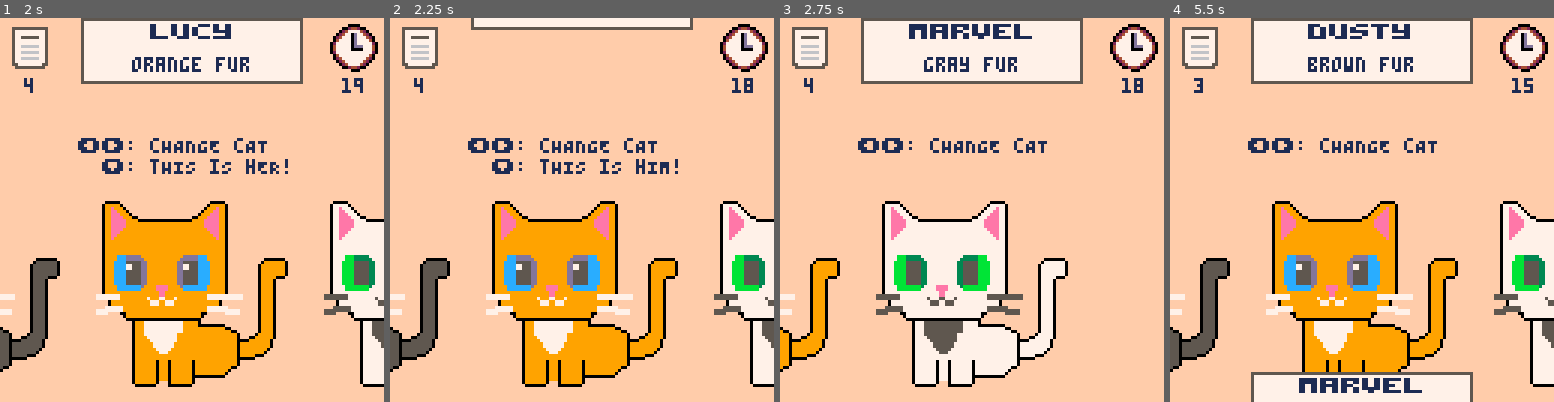
Above: before the commit, frames 1-4 (left to right).
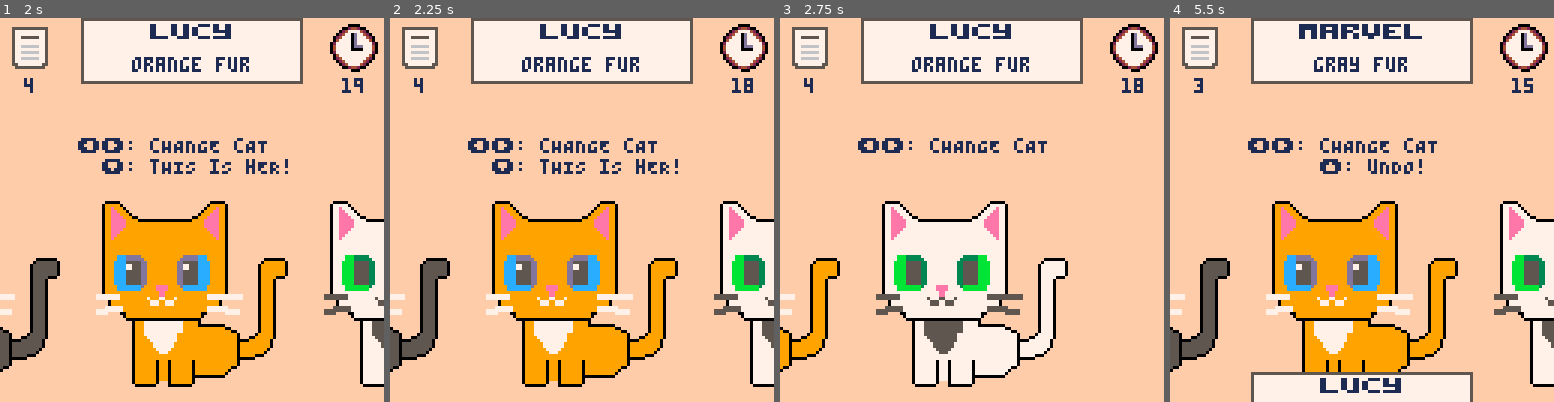
Above: after the commit, the same moments.

Repository: pcal43/pico8-papurrs-please
Game: PICO-8 cartridge pico8-home/carts/lost-cats/lost-cats.p8
Same seed, same stepped clock (60 frames per second), same inputs: the game is played once before the commit and once after it.
Inputs:
- Up to frame 1 (2 s): tap X (X key) at 0.33, 1.07, 1.85 s; tap O (Z key) at 0.7, 1.7 s; hold Right from 1.6 s (still down)
- Up to frame 2 (2.25 s): release Right at 2.1 s; tap O (Z key) at 2.1 s; hold Up from 2.15 s (still down)
- Up to frame 3 (2.75 s): release Up at 2.42 s; hold Right from 2.47 s (still down); tap O (Z key) at 2.5 s
- Up to frame 4 (5.5 s): tap O (Z key) every 0.4 s from 2.9 to 5.3 s; tap X (X key) at 2.97, 4.08, 5.2 s; release Right at 3.03 s; hold Left 3.08-3.58 s; hold Down 3.63-3.97 s; hold Right 4.02-4.68 s; hold Up 4.73-5.03 s; hold Left from 5.08 s (still down)

Frame 1 is identical in both runs. In frame 2, 9.1% of the frame differs, in the area x 21-79%, y 0-41%; in frame 3, 0.9%; in frame 4, 1.8%.

Commit message:
add undo and more sounds

Diff:
--- a/pico8-home/carts/src/GameScreen.lua
+++ b/pico8-home/carts/src/GameScreen.lua
@@ -1,8 +1,6 @@
 local GameScreen = {}
 GameScreen.new = function()
     local self = {}
-
-    printh("init1!")
 
     self.weekdayNumber = 1
     self.centerMessage = nil
@@ -16,6 +14,7 @@
     self.totalPostersThisWeek = 0
     self.foundCatsThisWeek = 0
     self.isGameOver = false
+    self.returningPoster = nil
 
     function self.draw()
         cls(PEACH) -- offwhite background
@@ -64,6 +63,11 @@
             end
         end
 
+        -- draw returning poster (animating off screen after undo)
+        if self.returningPoster then
+            self.returningPoster.draw()
+        end
+
         -- draw center message if present
         if self.centerMessage then
             printCentered(self.centerMessage, SCREEN_WIDTH/2, PROMPT_TEXT_Y, DARK_BLUE)
@@ -108,6 +112,18 @@
                 end
             end
         end
+
+        -- animate returning poster (undo) until it leaves the top of the screen
+        if self.returningPoster then
+            self.returningPoster.update()
+            if self.returningPoster.y <= self.returningPoster.targetY then
+                self.returningPoster.y = POSTER_NEW_DISPLAY_POS
+                self.returningPoster.targetY = POSTER_TOP_DISPLAY_POS
+                self.returningPoster.speed = POSTER_PRINT_SPEED
+                add(self.posters, self.returningPoster)
+                self.returningPoster = nil
+            end
+        end
     end
 
     function self.startDay()
@@ -148,7 +164,7 @@
         self._last_time = time()
         self.coroutine = cocreate(function()
             while true do
-                if self.posters and #self.posters < 1 then
+                if self.posters and #self.posters < 1 and not self.returningPoster then
                     self.doAllChosen()
                     return
                 end
@@ -171,6 +187,7 @@
                     if self.canPress then
                         if self.targetPos > 1 then
                             self.targetPos = self.targetPos - 1
+                            sfx(SOUND_LEFT)
                         end
                         self.canPress = false
                     end
@@ -178,22 +195,21 @@
                     if self.canPress then
                         if self.targetPos < #self.catList then
                             self.targetPos = self.targetPos + 1
+                            sfx(SOUND_RIGHT)
                         end
                         self.canPress = false
                     end
                 elseif btn(BUTTON_UP) then
-                    if self.canPress or false then
-                        -- cycle to the next poster
-                        if #self.posters > 1 then
-                            -- Animate current poster up off screen
-                            self.posters[1].targetY = POSTER_NEW_DISPLAY_POS - 20
-                            -- Move it to the back of the queue
-                            local currentPoster = self.posters[1]
-                            del(self.posters, currentPoster)
-                            add(self.posters, currentPoster)
-                            -- Animate the next poster down
-                            self.posters[1].y = POSTER_NEW_DISPLAY_POS
-                            self.posters[1].targetY = POSTER_TOP_DISPLAY_POS
+                    if self.canPress then
+                        local selectedCat = self.catList[self.targetPos]
+                        if selectedCat and selectedCat.poster then
+                            -- undo: detach poster from cat and animate it off the top
+                            local undoPoster = selectedCat.poster
+                            undoPoster.speed = POSTER_FLOAT_SPEED
+                            undoPoster.targetY = POSTER_NEW_DISPLAY_POS
+                            selectedCat.poster = nil
+                            self.returningPoster = undoPoster
+                            sfx(SOUND_UNDO)
                         end
                         self.canPress = false
                     end
@@ -210,6 +226,7 @@
                             selectedCat.poster = self.posters[1]
                             selectedCat.poster.speed = POSTER_FLOAT_SPEED
                             selectedCat.poster.targetY = POSTER_BOT_DISPLAY_POS
+                            sfx(SOUND_RUFFLE)
 
                             -- Remove the poster from the list
                             del(self.posters, self.posters[1])
@@ -225,13 +242,15 @@
                 else
                     self.canPress = true
                 end
-                if self.posters[1] then
-                    local pronoun = self.posters[1].isFemale and "hER" or "hIM"
-                    --self.centerMessage = " \148: cHANGE pOSTER\n\139\145: cHANGE cAT     "
+                if self.posters[1] or self.returningPoster then
                     self.centerMessage = "\139\145: cHANGE cAT     "
                     if self.targetPos == self.scrollPos then
                         local selectedCat = self.catList[self.targetPos]
-                        if selectedCat and not selectedCat.poster then
+                        if selectedCat and selectedCat.poster then
+                            local undoPronoun = selectedCat.poster.isFemale and "hER" or "hIM"
+                            self.centerMessage = self.centerMessage.."\n \148: uNDO!"
+                        elseif selectedCat and not selectedCat.poster and self.posters[1] then
+                            local pronoun = self.posters[1].isFemale and "hER" or "hIM"
                             self.centerMessage = self.centerMessage.."\n \131: tHIS iS "..pronoun.."! "
                         end
                     end
@@ -243,6 +262,7 @@
 
     function self.doTimesUp()
         self.coroutine = cocreate(function()
+            sfx(SOUND_TIMESUP)
             self.centerMessage = "\^wtimes up!"
             for j = 1, 3 * TICKS_PER_SECOND do
                 yield()
@@ -294,7 +314,7 @@
                     else
                         cat.adornmentSpriteId = BAD_MATCH_ICON
                         sfx(SOUND_BUZZ)
-                        for j = 1, 2 * TICKS_PER_SECOND do
+                        for j = 1, .5 * TICKS_PER_SECOND do
                             yield()
                         end
                     end
--- a/pico8-home/carts/src/Global.lua
+++ b/pico8-home/carts/src/Global.lua
@@ -45,6 +45,11 @@
 
 SOUND_BUZZ = 0
 SOUND_MEOW = 1
+SOUND_RUFFLE = 2
+SOUND_UNDO = 3
+SOUND_LEFT = 5
+SOUND_RIGHT = 4
+SOUND_TIMESUP = 7
 
 TRAIT_SPACING = 1
 TEXT_LINE_HEIGHT = 7
Not shown, changed: the sound effects (__sfx__) section of pico8-home/carts/lost-cats/lost-cats.p8
Not shown, removed: Makefile
